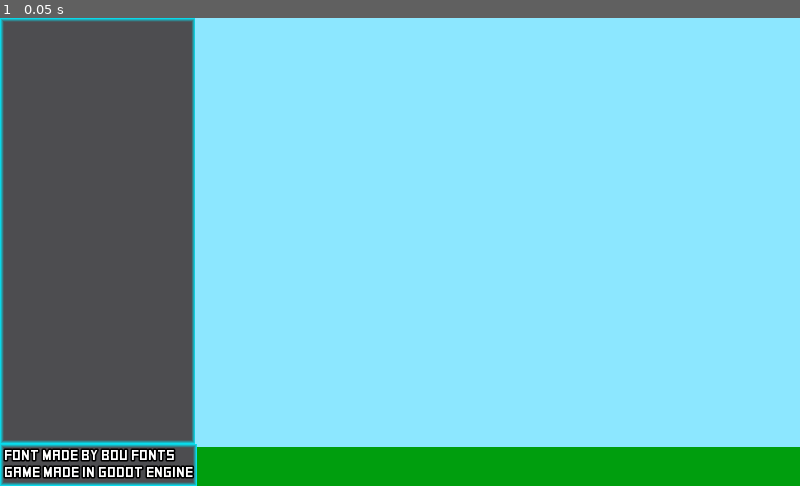
Above: before the commit, frame 1.
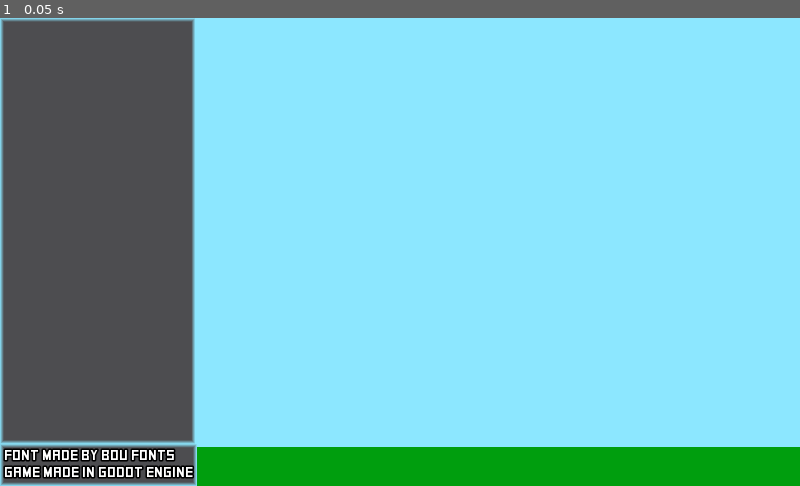
Above: after the commit, the same moment.

Repository: the-alex-g/CornerstoneCompo2022
Game: Godot game, scene res://Main.tscn
Two runs of this game, one before a commit and one after it. Both use one fixed random seed, a clock stepped at 60 frames per second and the inputs below.
Inputs:
- Up to frame 1 (0.05 s): no input

The runs differ from the first frame. In frame 1, 1.4% of the frame differs, in the area x 0-25%, y 0-100%.

Commit message:
Replace ][ with i

Diff:
--- a/project/DisplayStyle.tres
+++ b/project/DisplayStyle.tres
@@ -6,5 +6,5 @@
 border_width_top = 5
 border_width_right = 5
 border_width_bottom = 5
-border_color = Color( 0, 0.929412, 1, 1 )
+border_color = Color( 0.54902, 0.905882, 1, 1 )
 border_blend = true
--- a/project/Main.gd
+++ b/project/Main.gd
@@ -1,6 +1,6 @@
 extends Control
 
-const SCANCODE_ALPHABET := {32:" ", 65:"a", 66:"b", 67:"c", 68:"d", 69:"e", 70:"f", 71:"g", 72:"h", 73:"][", 74:"j", 75:"k", 76:"l", 77:"m", 78:"n", 79:"o", 80:"p", 81:"q", 82:"r", 83:"s", 84:"t", 85:"u", 86:"v", 87:"w", 88:"x", 89:"y", 90:"z"}
+const SCANCODE_ALPHABET := {32:" ", 65:"a", 66:"b", 67:"c", 68:"d", 69:"e", 70:"f", 71:"g", 72:"h", 73:"i", 74:"j", 75:"k", 76:"l", 77:"m", 78:"n", 79:"o", 80:"p", 81:"q", 82:"r", 83:"s", 84:"t", 85:"u", 86:"v", 87:"w", 88:"x", 89:"y", 90:"z"}
 const ENTER := 16777221
 const BACKSPACE := 16777220
 const SPACES_PER_CHAR := "  "
@@ -61,10 +61,7 @@
 				_submit_word()
 
 			if scancode == BACKSPACE:
-				if _word_being_typed[_word_being_typed.length() - 1] == "[":
-					_word_being_typed.erase(_word_being_typed.length() - 2, 2)
-				else:
-					_word_being_typed.erase(_word_being_typed.length() - 1, 1)
+				_word_being_typed.erase(_word_being_typed.length() - 1, 1)
 				_text_display.text = _word_being_typed
 
 
@@ -79,14 +76,7 @@
 	_update_wordlist()
 
 	# adds word at start of _all_words
-	var final := ""
-	for c in _word_being_typed:
-		if c == "[":
-			final += "!"
-		elif c != "]":
-			final += c
-
-	_all_words = final + _all_words
+	_all_words = _word_being_typed + _all_words
 	_word_being_typed = ""
 	_text_display.text = _word_being_typed
 
@@ -113,10 +103,7 @@
 		if _character_counter >= string_length:
 			_character_counter %= string_length
 		var character = _all_words[_character_index-1]
-		if character == "!":
-			_scrolling_array.add("][")
-		else:
-			_scrolling_array.add(character)
+		_scrolling_array.add(character)
 
 	else:
 		_scrolling_array.add(SPACES_PER_CHAR)
